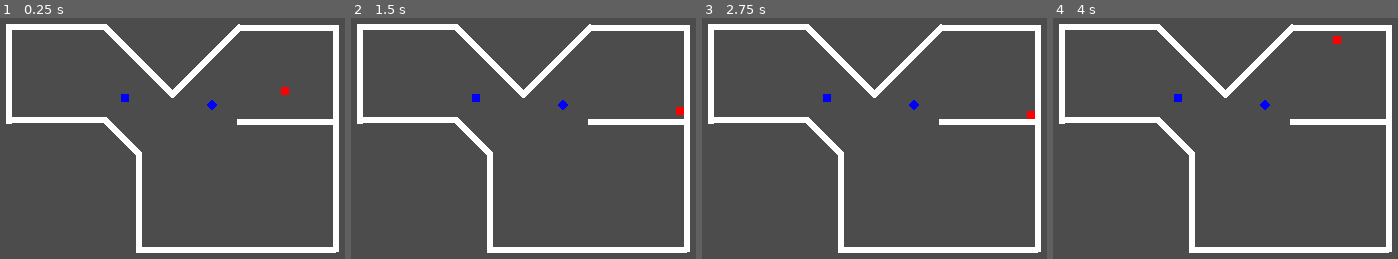
Above: before the commit, frames 1-4 (left to right).
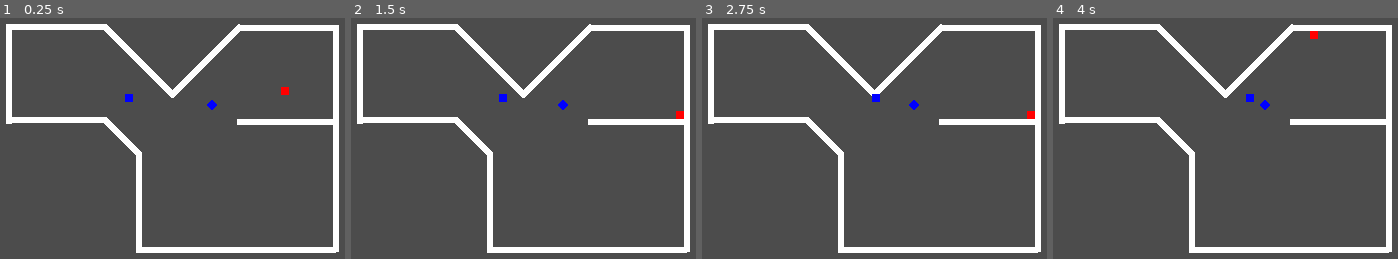
Above: after the commit, the same moments.

Repository: bsu-cs315/Final_Project_Group5
Game: Godot game, scene res://World.tscn
The game is run twice, just before and just after one commit, with the same random seed, the same clock (stepped at 60 frames per second) and the same inputs.
Inputs:
- Up to frame 1 (0.25 s): no input
- Up to frame 2 (1.5 s): hold Right (move_right) 0.53-1.28 s; hold Down (move_down) from 1.28 s (still down)
- Up to frame 3 (2.75 s): release Down (move_down) at 2.03 s; hold Right (move_right) from 2.03 s (still down)
- Up to frame 4 (4 s): release Right (move_right) at 2.78 s; hold Up (move_up) 2.78-3.53 s; hold Left (move_left) from 3.53 s (still down)

The runs differ from the first frame. In frame 1, less than 0.1% of the frame differs, in the area x 35-39%, y 31-35%; in frame 2, 0.2%; in frame 3, 0.2%; in frame 4, 0.3%, in the area x 35-84%, y 5-35%.

Commit message:
Add areaBullet to bullets group and add basic bullet movement

Diff:
--- /dev/null
+++ b/project/AreaBullet.gd
@@ -0,0 +1,4 @@
+extends Area2D
+
+func _process(delta):  # Control movement of the bullet from here
+	self.position.x = self.position.x + 0.3
--- a/project/AreaBullet.tscn
+++ b/project/AreaBullet.tscn
@@ -1,11 +1,13 @@
-[gd_scene load_steps=3 format=2]
+[gd_scene load_steps=4 format=2]
 
 [ext_resource path="res://sprites/blue_pixel.png" type="Texture" id=1]
+[ext_resource path="res://AreaBullet.gd" type="Script" id=2]
 
 [sub_resource type="RectangleShape2D" id=1]
 extents = Vector2( 4, 4 )
 
-[node name="AreaBullet" type="Area2D"]
+[node name="AreaBullet" type="Area2D" groups=["Bullets"]]
+script = ExtResource( 2 )
 
 [node name="Sprite" type="Sprite" parent="."]
 scale = Vector2( 8, 8 )
--- a/project/Player.gd
+++ b/project/Player.gd
@@ -15,16 +15,20 @@
 	_velocity = move_and_slide(_velocity, Vector2.UP)
 
 
-	for i in get_slide_count():
+	for i in get_slide_count():  # I propose we deprecate this method of bullet collision in favor of the one below using signals.
 		var collision := get_slide_collision(i)
 		if collision.collider.is_in_group("Bullets") and hit == false:
 			hit = true
 			print("1")
-		if collision.collider.is_in_group("Wall"):
-			_speed = 100
+		#if collision.collider.is_in_group("Wall"):  # commented this out for ease of testing
+		#	_speed = 100
 
 
 func _on_Area2D_area_entered(area):  # new method of doing bullet collision: make bullets area2D and have the player's area2D node send a signal to the player when it collides with the bullets area2D node. In other words, the player is responsible for bullet collision, not the bullet itself.
 	print("Collided with area2D node: '" + str(area) + "'!")
-	health = health - 1
-	print("Player HP: " + str(health))
+	if area.is_in_group("Bullets"):
+		print("The Area2D I just collided with was in the 'Bullets' group!")
+		health = health - 1
+		print("Player HP: " + str(health))
+	else:
+		print("The Area2D I just collided with was NOT in the 'Bullets' group, so I wont subtract health!")
